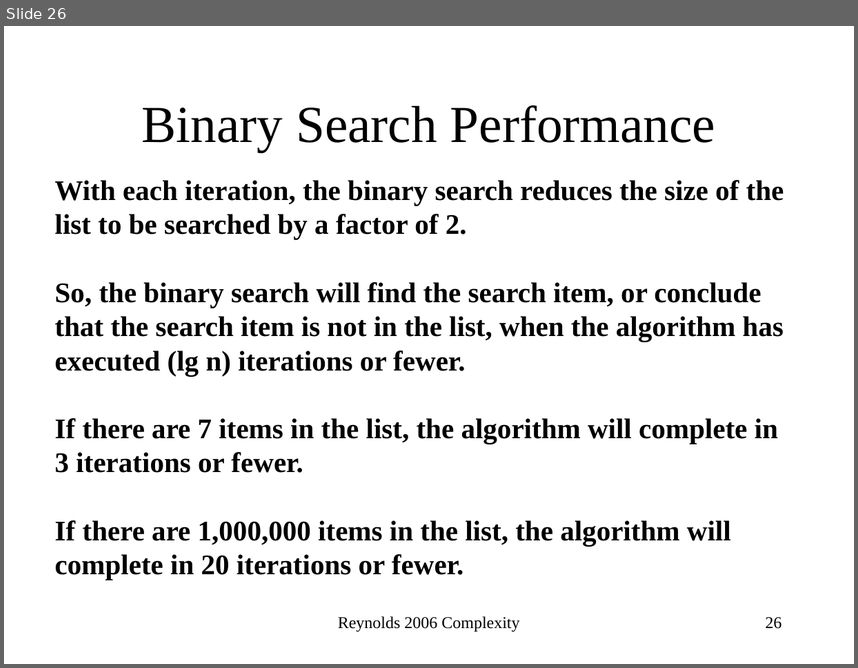
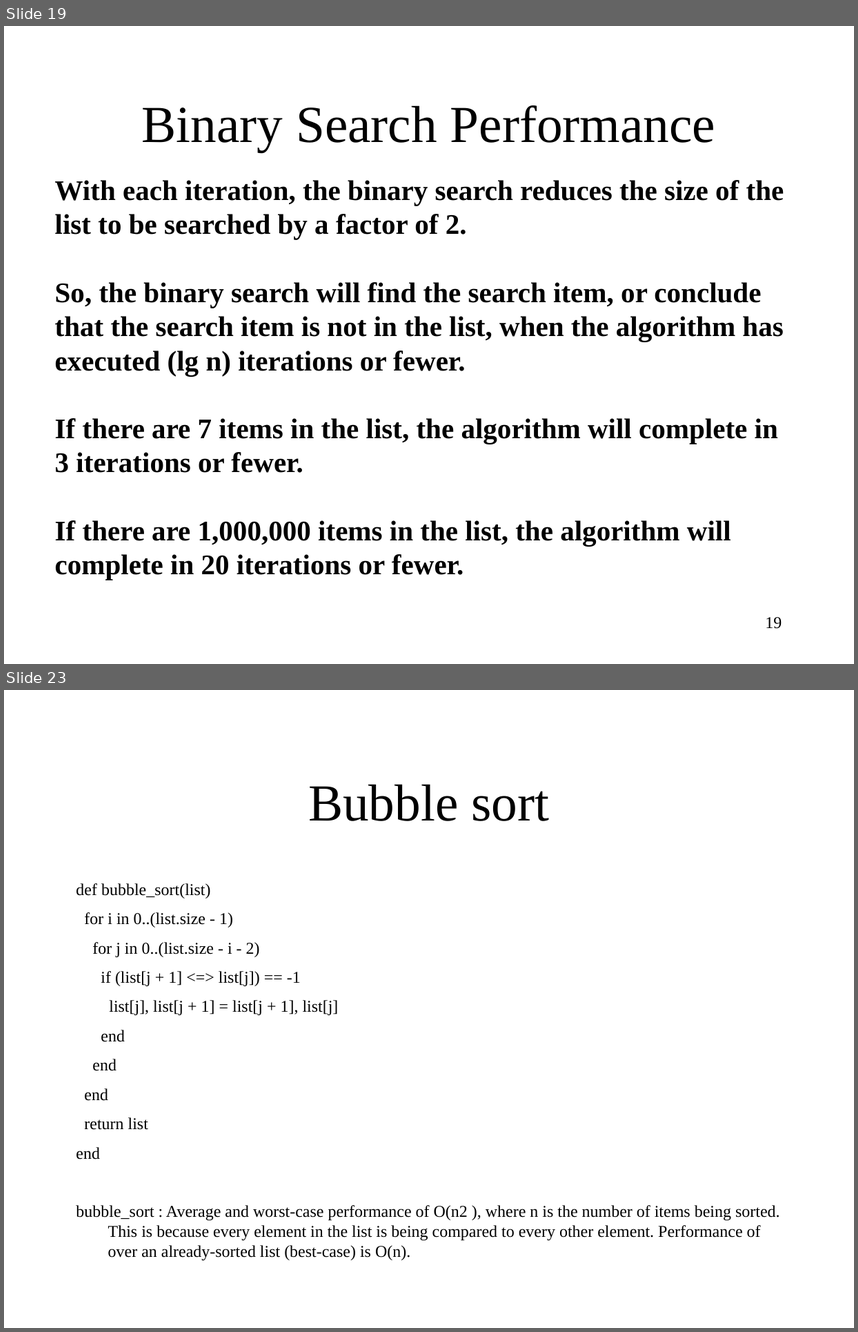
Before and after one commit to kartikshahc/testing, a slide deck: ComplexityAnalysis.ppt. Shown one above the other, each under a label of ours: slide 26 before the commit, slides 19 and 23 after it; the slides between them are not shown. The pictures are 858x668 and 858x1332 pixels, drawn with LibreOffice and Linux fonts; fonts in the diff are those of the drawing. Boxes give left, top, right and bottom in pixels: in the first picture for what was removed or moved away, otherwise in the second. Text is boxed around its words. In the diff, an @@ line names an element or a change of style, - is before the commit and + after.

```diff
--- a/ComplexityAnalysis.ppt
+++ b/ComplexityAnalysis.ppt
@@ slide 23 added at [4, 690, 854, 1328], background #FFFFFF @@
@@ title added at [308, 784, 549, 821], 44 pt, text #000000 @@
+Bubble sort
@@ text added at [76, 883, 780, 1260], 14 pt, text #000000 @@
+def bubble_sort(list)
+for i in 0..(list.size - 1)
+for j in 0..(list.size - i - 2)
+if (list[j + 1] <=> list[j]) == -1
+list[j], list[j + 1] = list[j + 1], list[j]
+end
+end
+end
+return list
+end
+bubble_sort : Average and worst-case performance of О(n2 ), where n is the number of items being sorted. This is because every element in the list is being compared to every other element. Performance of over an already-sorted list (best-case) is O(n).
@@ what was slide 26 is now slide 19 @@
@@ slide 19 changed as well @@
@@ text removed at [338, 616, 519, 631] @@
-Reynolds 2006 Complexity
@@ page number at [765, 617, 782, 628]: text changed @@
-26
+19
```
Also in this commit, not shown: 12 other slides changed, 13 other slides added, 14 slides removed, 3 other files.
